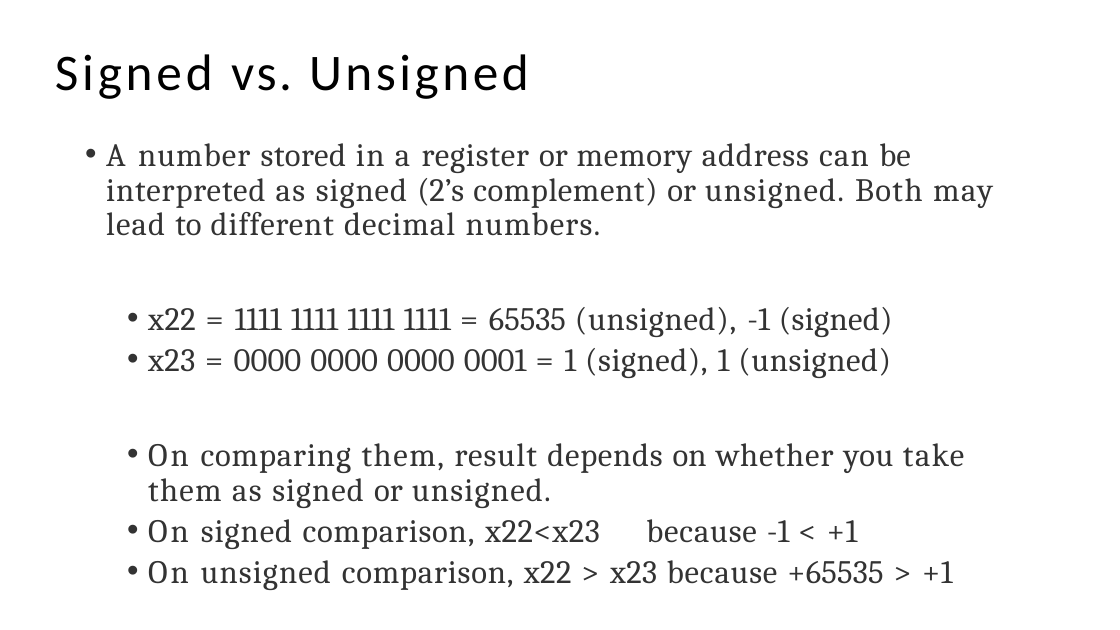
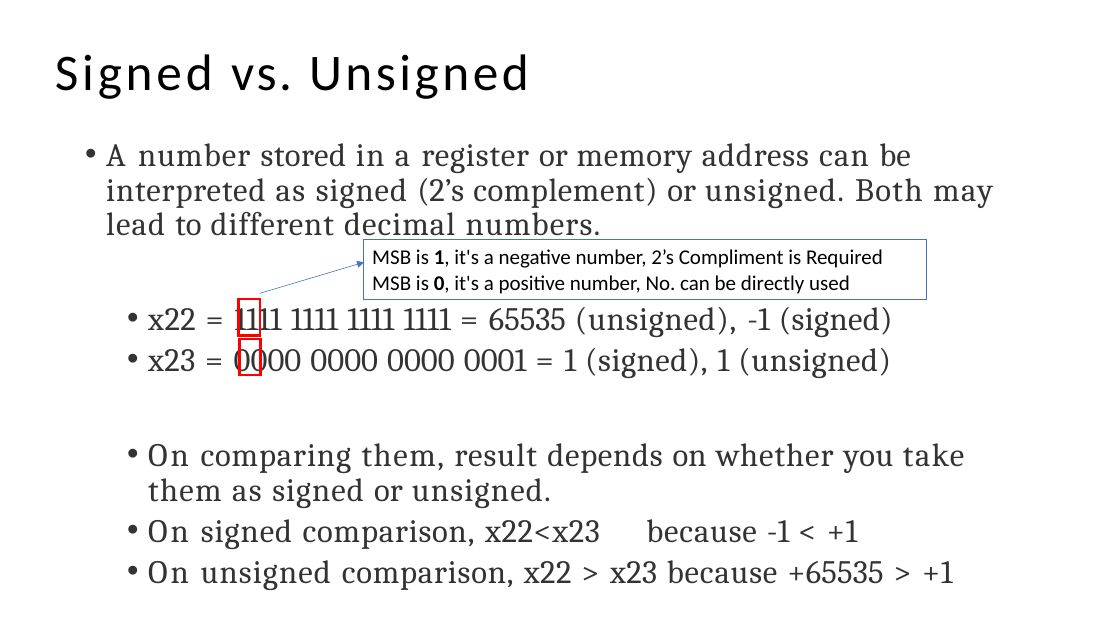
Before and after one commit to PG-DESD/CDAC_Sharing_Data, a slide deck: slide 54 of Microprocessor/TheoryLectures/RISC-V_Theory.pptx. Drawn at 1120x630 pixels with LibreOffice and Linux fonts; fonts in the diff are those of the drawing. Boxes give left, top, right and bottom in pixels: in the first picture for what was removed or moved away, otherwise in the second. Text is boxed around its words. In the diff, an @@ line names an element or a change of style, - is before the commit and + after.

```diff
--- a/Microprocessor/TheoryLectures/RISC-V_Theory.pptx
+++ b/Microprocessor/TheoryLectures/RISC-V_Theory.pptx
@@ rectangle added at (364,239,926,299), outline #4472C4 0.75 pt, 18 pt, text #000000 @@
+MSB is 1, it's a negative number, 2’s Compliment is Required
+MSB is 0, it's a positive number, No. can be directly used
@@ arrow added from (260, 293) to (364, 262), #4472C4 0.5 pt @@
@@ rectangle added at (239,299,260,335), outline #FF0000 2.25 pt @@
@@ rectangle added at (239,339,260,376), outline #FF0000 2.25 pt @@
```
Also in this commit, not shown: 1 other slide changed.
